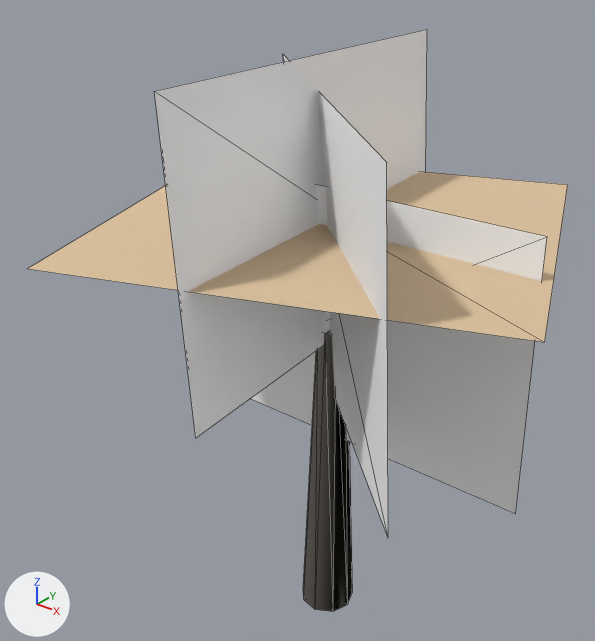
What one commit did to the glTF model packages/assets/game/environment/extended-foliage/derived/tree-autumn-v1.lod2.glb.
The view is the same before and after, from a 50 mm camera at (6.96, -9.6, 11.47) aimed at (-0.64, -0.09, 5.58). Lighting does not change. The marker at lower left points along +X, +Y and +Z. The older version comes first. Mesh edges are drawn as thin lines.

The scene before the commit, as lines of its bpy script (objects in view):
```python
me_tree_autumn_v1_lod2 = bpy.data.meshes.new('tree-autumn-v1.lod2')
me_tree_autumn_v1_lod2.from_pydata(...)  # 36 vertices, 44 faces; spans x -4.12..4.12, y -4.03..4.03, z 0.0..9.8
me_tree_autumn_v1_lod2.materials.append(mat_extended_foliage_shared_atlas)
ob_tree_autumn_v1_lod2 = bpy.data.objects.new('tree-autumn-v1.lod2', me_tree_autumn_v1_lod2)
ob_tree_autumn_v1_lod2.location = (0.0, 0.0, 0.0)
```
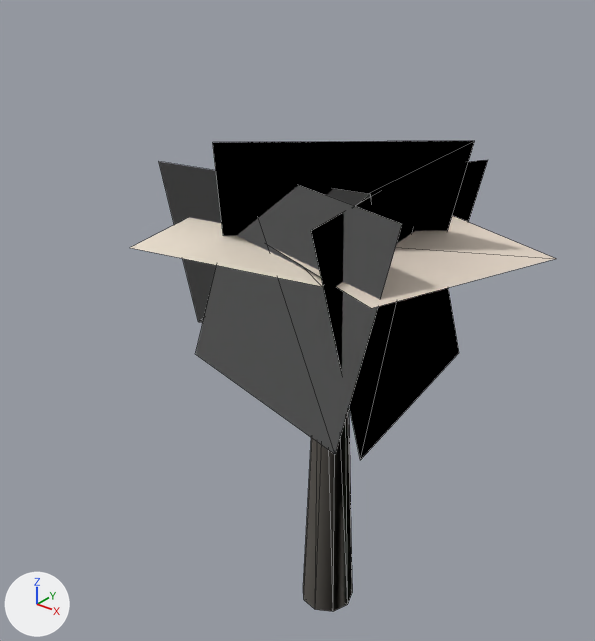
Changed parts and their boxes [x1, y1, x2, y2] in the pictures (595 x 641 px):
'tree-autumn-v1.lod2', reshaped (21% narrower, 19% shorter): before [28, 30, 568, 611]; after [130, 141, 556, 611]
part 1 of me_tree_autumn_v1_lod2, cut back: before [28, 30, 568, 536]; after [130, 141, 556, 460]

Patch to the scene script:
```diff
--- a/packages/assets/game/environment/extended-foliage/derived/tree-autumn-v1.lod2.glb.py
+++ b/packages/assets/game/environment/extended-foliage/derived/tree-autumn-v1.lod2.glb.py
@@ me_tree_autumn_v1_lod2 @@
 # used by ob_tree_autumn_v1_lod2; location = (0.0, 0.0, 0.0)
-me_tree_autumn_v1_lod2.from_pydata(...)  # 36 vertices, 44 faces; spans x -4.12..4.12, y -4.03..4.03, z 0.0..9.8
+me_tree_autumn_v1_lod2.from_pydata(...)  # 48 vertices, 50 faces; spans x -3.04..2.97, y -2.12..3.01, z 0.0..8.82
+# me_tree_autumn_v1_lod2 part 1
+# 10 vertices are removed from x -4.12..4.12, y -4.03..3.39, z 3.6..9.8
+# 8 faces are deleted
+# 6 vertices move from x -3.4..2.77, y -3.39..4.03, z 3.6..9.3 to x -3.04..1.74, y -1.79..2.5, z 4.75..8.02
+# 22 vertices are added at x -2.87..2.97, y -2.12..3.01, z 4.75..8.82
+# 14 new faces join them
 me_tree_autumn_v1_lod2.materials.append(mat_extended_foliage_shared_atlas)
```
